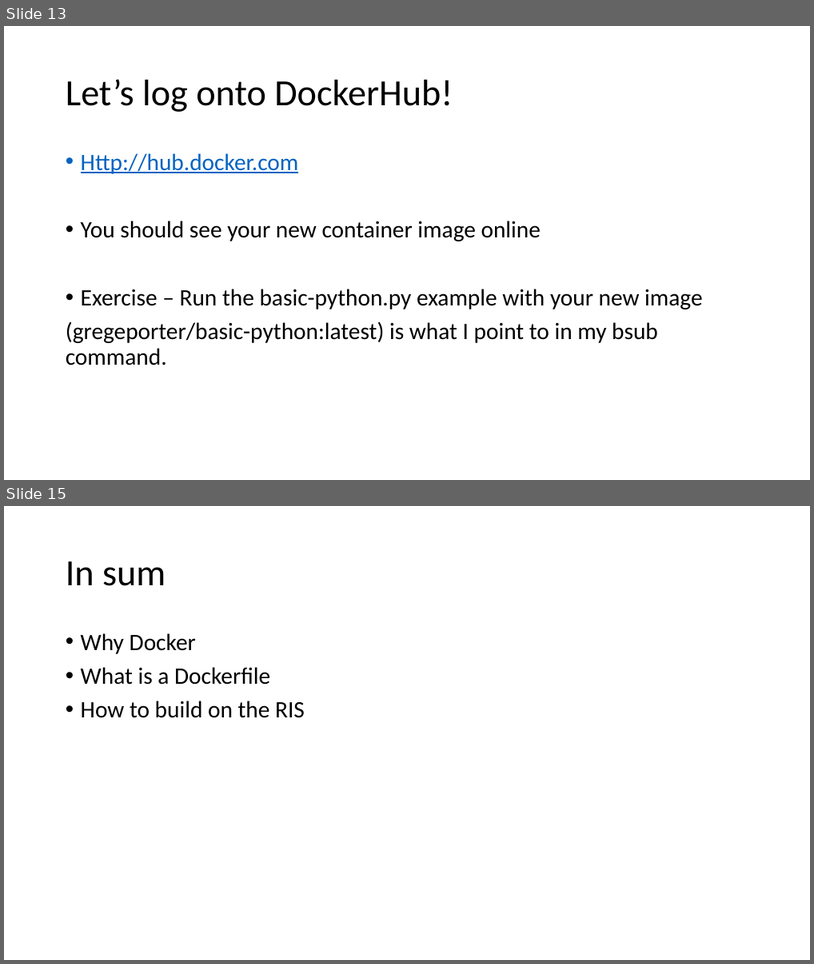
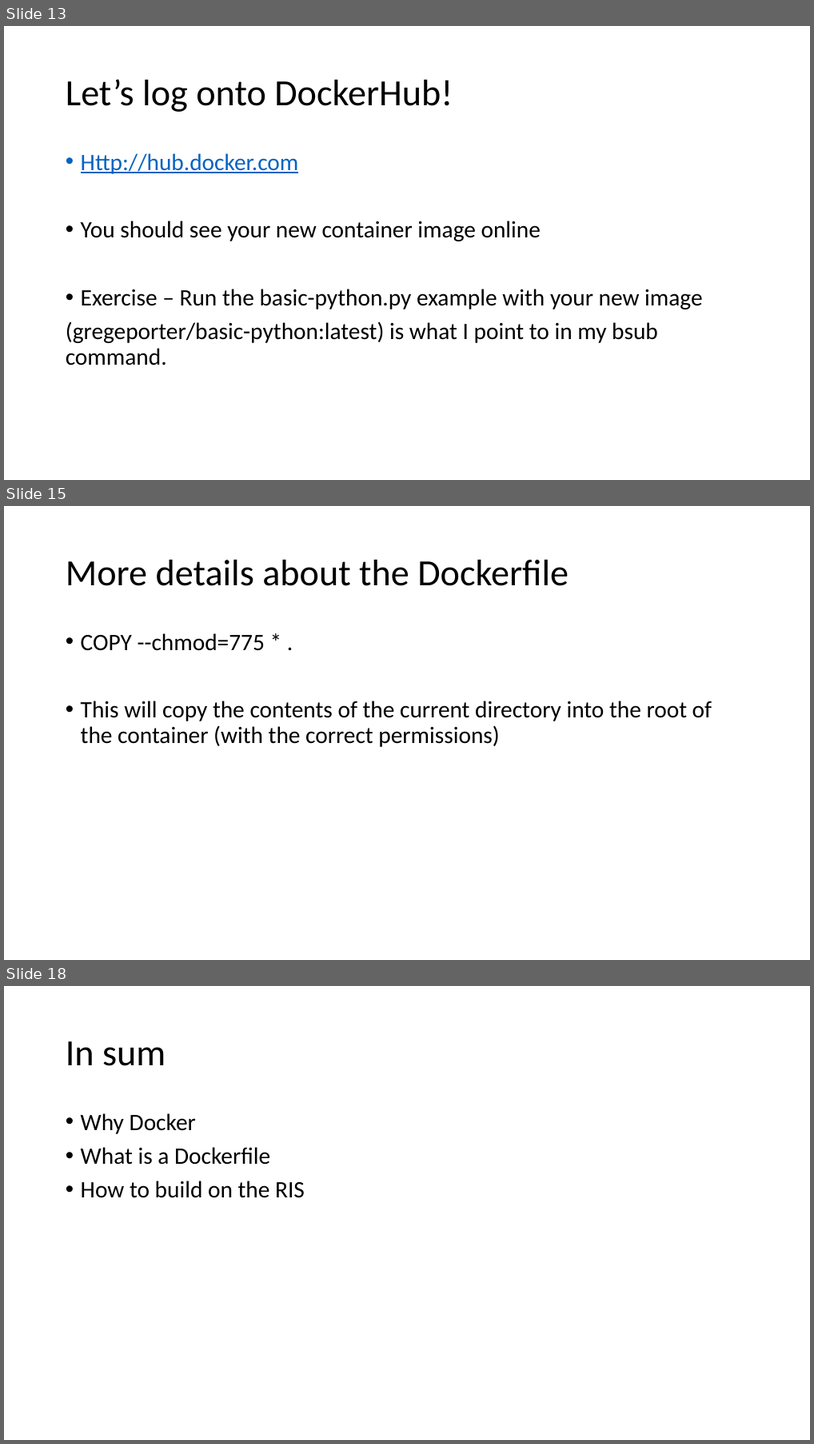
Before and after one commit to GregePorter/RIS-quickstart, a slide deck: slides/triads-ris-workshop-day-3.pptx. Shown one above the other, each under a label of ours: slides 13 and 15 before the commit, slides 13, 15 and 18 after it; the slides between them are not shown. The pictures are 814x964 and 814x1444 pixels, drawn with LibreOffice and Linux fonts; fonts in the diff are those of the drawing. Boxes give left, top, right and bottom in pixels: in the first picture for what was removed or moved away, otherwise in the second. Text is boxed around its words. In the diff, an @@ line names an element or a change of style, - is before the commit and + after.

Commit message:
Updated slides and docker files

```diff
--- a/slides/triads-ris-workshop-day-3.pptx
+++ b/slides/triads-ris-workshop-day-3.pptx
@@ slide 15 added at (4,506,810,960), background #FFFFFF @@
@@ title added at (66,560,569,586), 44 pt, text #000000 @@
+More details about the Dockerfile
@@ text added at (81,633,712,747), 28 pt, text #000000 @@
+• COPY --chmod=775 * .
+• This will copy the contents of the current directory into the root of the container (with the correct permissions)
@@ what was slide 15 is now slide 18 @@
```
Also in this commit, not shown: 1 slide changed, 2 other slides added, 7 other files.
